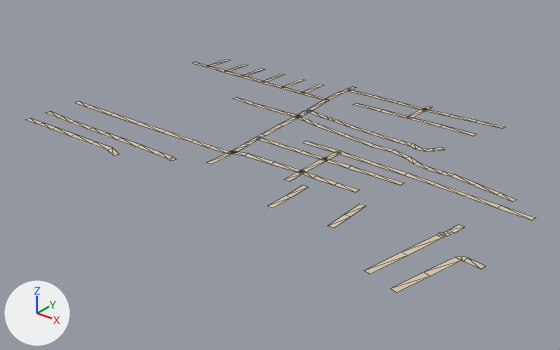
One commit to the glTF model public/assets/bengaluru-region-v1/tiles/t21_-40-l1.glb: the scene before it, then after it.
Before and after are seen from a camera (50 mm lens) standing at (11181.0, -20225.0, 304.0) and looking at (10750.0, -19685.0, -31.0). The axes (+X, +Y, +Z) are drawn at lower left. The lights are the same throughout. The picture after the commit comes second. Mesh edges are drawn as thin lines.

In view in the first picture: 'ground'.
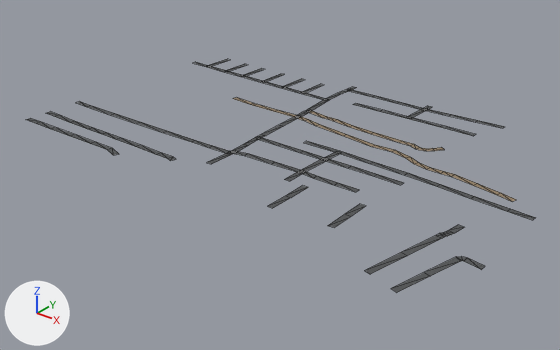
Where the change shows, as pixel boxes [x1, y1, x2, y2] in the pictures (560 x 350 px; the box of a moved part takes in the faces that stretch with it):
part 1 of me_ground, moved or reshaped: before [209, 146, 233, 153]; after [209, 146, 234, 154]
part 2 of me_ground, moved or reshaped: [26, 112, 536, 220] in both
part 3 of me_ground, recoloured: [52, 59, 516, 292] in both

The change, as a list of edits to the scene's bpy script:
```text
Change me_ground:
    where me_ground.from_pydata(...)  # 316 vertices, 256 faces; spans x 0.0..500.0, y 169.0..500.0, z 1.0
    used by ob_ground; location = (10500.0, -20000.0, 0.0)
    verts and faces of me_ground; kept vertices keep their numbers, new ones are numbered from 316
    before: 30 (221.0, 274.0, 1.0) at pixel (230, 151), 31 (222.0, 268.0, 1.0) at pixel (226, 153)
    me_ground part 1
    add verts[31] = (223.0, 268.0, 1.0)  # moved, pixel (227, 153)
    add verts[30] = (220.0, 274.0, 1.0)  # moved, pixel (229, 150)
    me_ground part 2
    6 vertices are removed from x 21.0..470.0, y 201.0..332.0, z 1.0
    12 faces are deleted
    4 vertices move from x 408.0..439.0, y 328.0..336.0, z 1.0 to x 411.0..445.0, y 328.0..336.0, z 1.0
    6 vertices are added at (18.0, 201.0, 1.0), (478.0, 325.0, 1.0), (16.0, 225.0, 1.0), (18.0, 207.0, 1.0), (478.0, 331.0, 1.0), (16.0, 231.0, 1.0)
    12 new faces join them
    me_ground part 3: 242 kept faces spanning x 0.0..500.0, y 169.0..500.0, z 1.0 get new vertex colours; the middle colour goes from beige #d7c9ae to dark grey #535556
```
